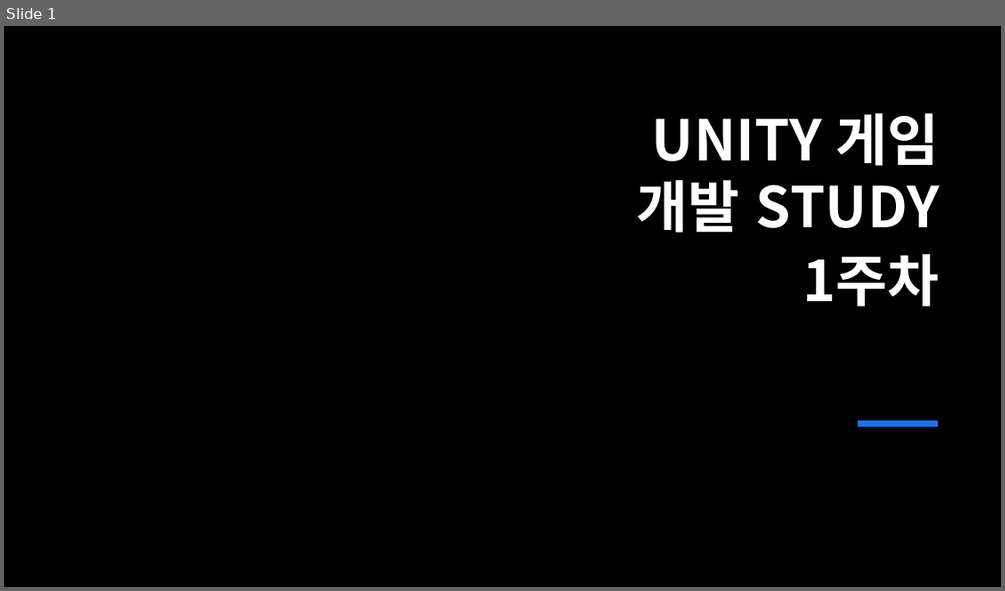
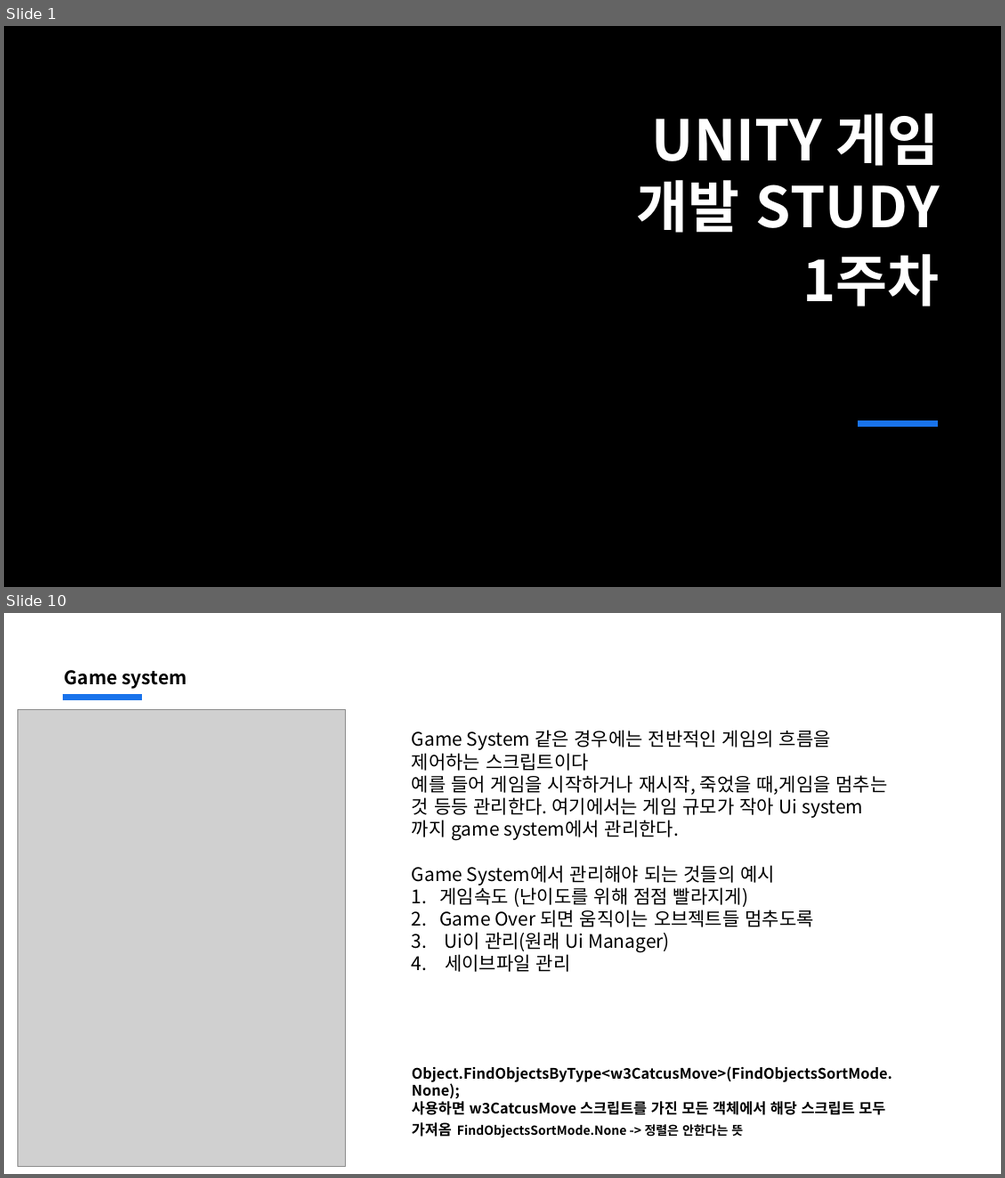
Before and after one commit to jsjin01/MJsec_Unity_Mentoring, a slide deck: MJsec_게임 개발 멘토링/MJsec_4주차.pptx. Shown one above the other, each under a label of ours: slide 1 before the commit, slides 1 and 10 after it; the slides between them are not shown. The pictures are 1005x591 and 1005x1178 pixels, drawn with LibreOffice and Linux fonts; fonts in the diff are those of the drawing; grey boxes stand for pictures; background and template pictures are left out. Boxes give left, top, right and bottom in pixels: in the first picture for what was removed or moved away, otherwise in the second. Text is boxed around its words. In the diff, an @@ line names an element or a change of style, - is before the commit and + after.

```diff
--- a/MJsec_게임 개발 멘토링/MJsec_4주차.pptx
+++ b/MJsec_게임 개발 멘토링/MJsec_4주차.pptx
@@ slide 10 added at (4,613,1001,1174), background #FFFFFF @@
@@ text added at (65,670,186,689), 18 pt, text #000000, bold @@
+Game system
@@ picture added at (17,709,346,1166) @@
@@ line added from (63, 698) to (142, 698), #1973EB 6 pt @@
@@ text added at (412,730,892,1115), 18 pt, text #000000 @@
+Game System 같은 경우에는 전반적인 게임의 흐름을 제어하는 스크립트이다
+예를 들어 게임을 시작하거나 재시작, 죽었을 때,게임을 멈추는 것 등등 관리한다. 여기에서는 게임 규모가 작아 Ui system 까지 game system에서 관리한다.
+Game System에서 관리해야 되는 것들의 예시
+1. 게임속도 (난이도를 위해 점점 빨라지게)
+2. Game Over 되면 움직이는 오브젝트들 멈추도록
+3. Ui이 관리(원래 Ui Manager)
+4. 세이브파일 관리
+Object.FindObjectsByType<w3CatcusMove>(FindObjectsSortMode.None);
+사용하면 w3CatcusMove 스크립트를 가진 모든 객체에서 해당 스크립트 모두 가져옴 FindObjectsSortMode.None -> 정렬은 안한다는 뜻
```
Also in this commit, not shown: 12 other slides added, 9 slides removed, 12 other files.
